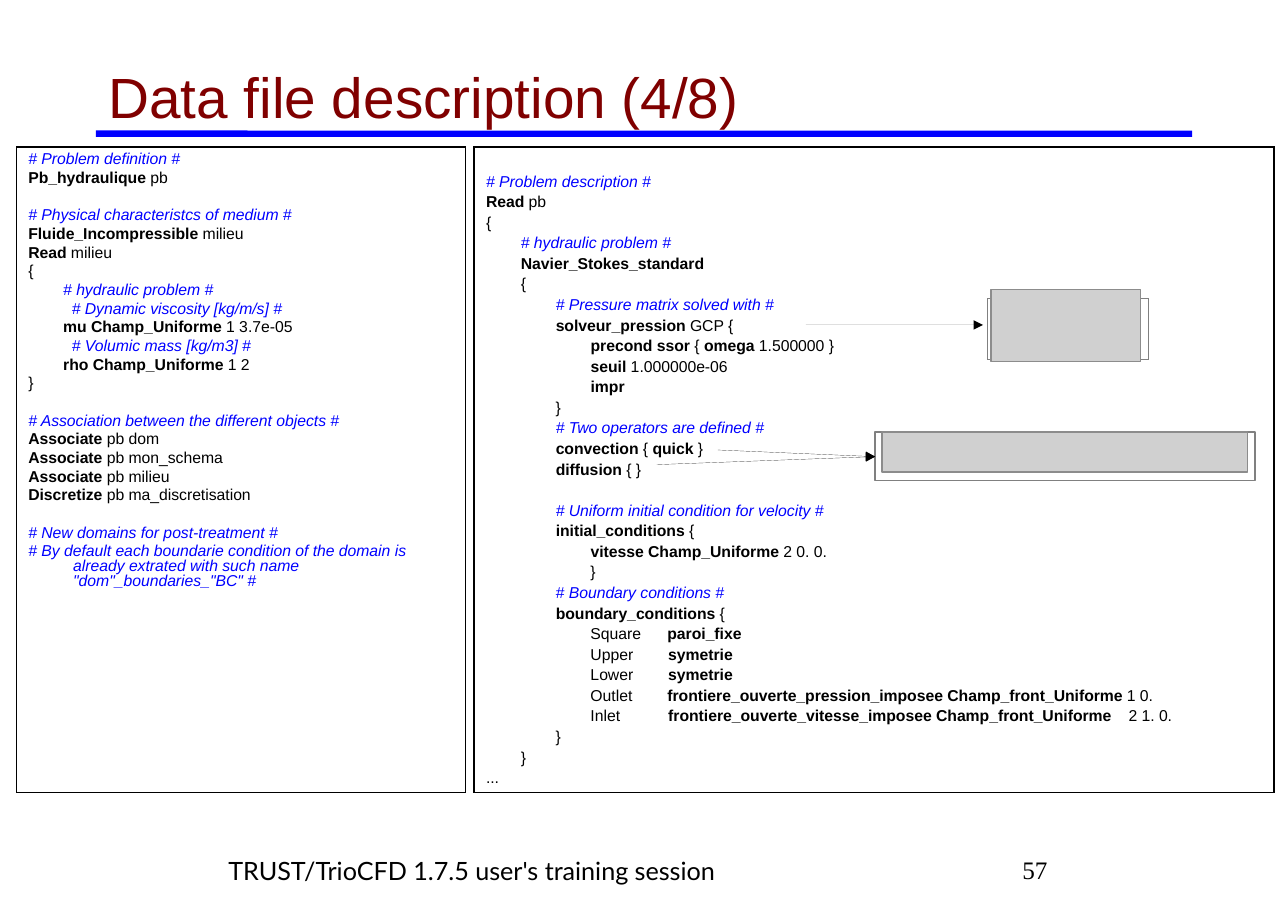
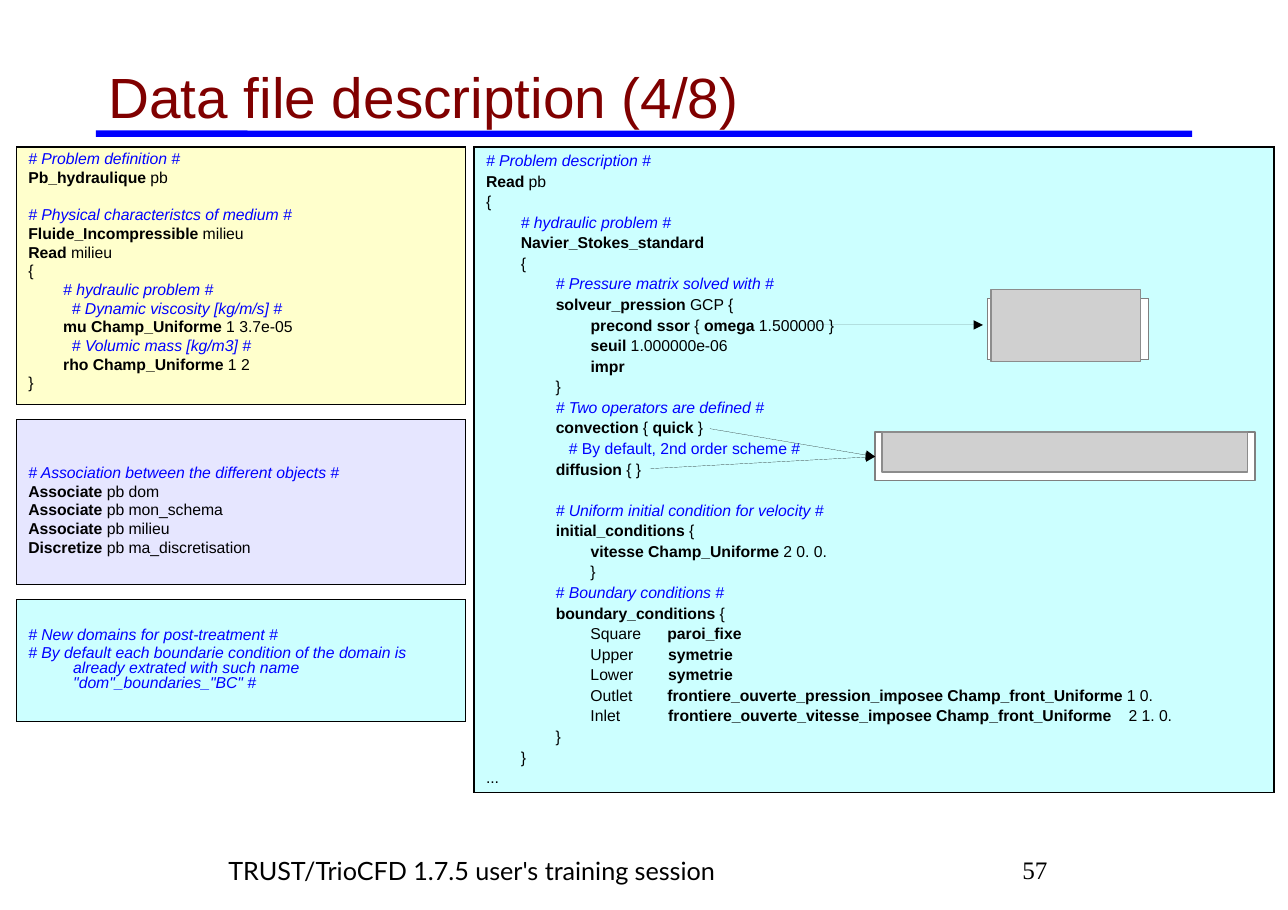
Before and after one commit to cea-trust-platform/trust-code, a slide deck: slide 57 of doc/TRUST/TRUST_and_TrioCFD_presentation.odp. Drawn at 1288x910 pixels with LibreOffice and Linux fonts; fonts in the diff are those of the drawing; grey boxes stand for pictures; background and template pictures are left out. Boxes give left, top, right and bottom in pixels: in the first picture for what was removed or moved away, otherwise in the second. Text is boxed around its words. In the diff, an @@ line names an element or a change of style, - is before the commit and + after.

```diff
--- a/doc/TRUST/TRUST_and_TrioCFD_presentation.odp
+++ b/doc/TRUST/TRUST_and_TrioCFD_presentation.odp
@@ rectangle "# Problem definition #": place and size @@
-rectangle "# Problem definition #" at (16,147,465,794)
+rectangle "# Problem definition #" at (16,147,465,405)
@@ rectangle "# Problem definition #" at (16,147,465,405): fill #FFFFFF to #FFFFCC @@
@@ rectangle "# Problem description #" at (474,147,1274,794): fill #FFFFFF to #CCFFFF @@
@@ text in rectangle at (28,414,406,588): paragraphs removed @@
-# Association between the different objects #
-Associate pb dom
-Associate pb mon_schema
-Associate pb milieu
-Discretize pb ma_discretisation
-# New domains for post-treatment #
-# By default each boundarie condition of the domain is already extrated with such name "dom"_boundaries_"BC" #
@@ rectangle added at (16,420,465,585), fill #E6E6FF, outline #000000 0.74 pt, 10 pt, text #000000 @@
+# Association between the different objects #
+Associate pb dom
+Associate pb mon_schema
+Associate pb milieu
+Discretize pb ma_discretisation
@@ text in rectangle at (582,441,787,458): paragraph added @@
+# By default, 2nd order scheme #
@@ arrow moved from (718, 450) - (875, 457) to (710, 429) - (875, 457) @@
@@ arrow moved from (656, 465) - (875, 457) to (650, 468) - (875, 457) @@
@@ rectangle added at (16,600,465,721), fill #CCFFFF, outline #000000 0.74 pt, 10 pt, text #0000FF, italic @@
+# New domains for post-treatment #
+# By default each boundarie condition of the domain is already extrated with such name "dom"_boundaries_"BC" #
```
Also in this commit, not shown: 63 other slides changed, 14 other files.
